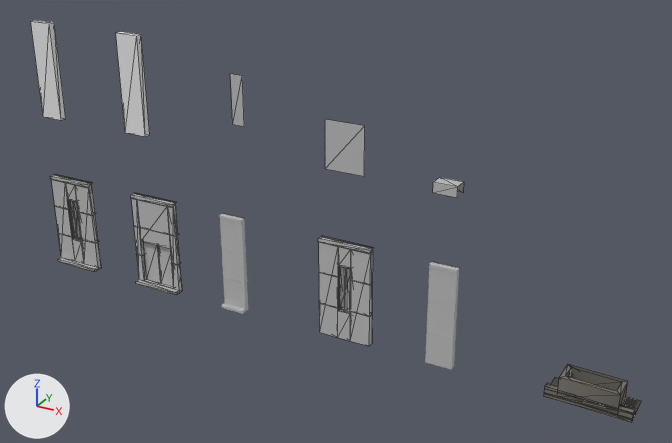
A saved change to the glTF model data/models/buildings/standard/fortress-light-pieces.glb.
Before and after are seen from a camera (50 mm lens) standing at (130.4, -123.5, 82.7) and looking at (61.5, 1.7, 20.1). Arrows for +X, +Y and +Z are at lower left; the lights stay in place. The first picture is the older version. Mesh edges are drawn as thin lines on the coarser meshes. Objects named as collision shapes, trigger or cutter boxes, shadow casters or lower levels of detail are left out. Where no turn or scale is listed for an object, it has been applied to the vertices.

The first picture shows 'face-lod1', 'far-door-lod1', 'far-parapet-lod1', 'far-window-lod1', 'ground-door-lod0', 'ground-face-lod1', 'ground-plain-lod0', 'ground-window-lod0', 'merlon-lod0', 'plain-lod0', 'window-lod0'.
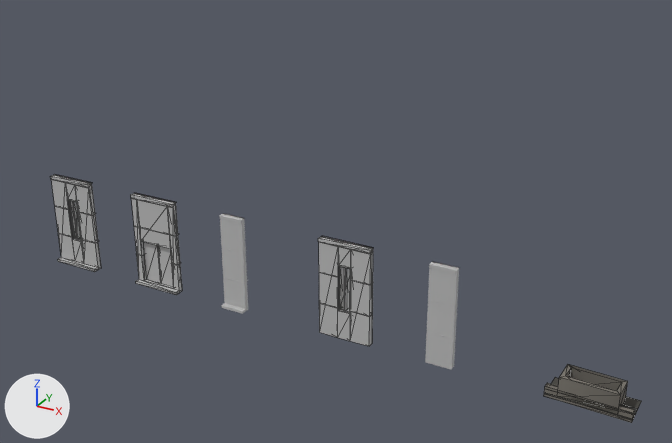
Edits to the scene script, one JSON object a line:
```json
{"op": "remove", "block": "ob_face_lod1", "code": ["ob_face_lod1 = bpy.data.objects.new('face-lod1', me_face_lod1)", "ob_face_lod1.location = (20.0, 0.0, 30.0)"]}
{"op": "remove", "block": "ob_far_door_lod1", "code": ["ob_far_door_lod1 = bpy.data.objects.new('far-door-lod1', me_far_door_lod1)", "ob_far_door_lod1.location = (60.0, 0.0, 30.0)"]}
{"op": "remove", "block": "ob_far_parapet_lod1", "code": ["ob_far_parapet_lod1 = bpy.data.objects.new('far-parapet-lod1', me_far_parapet_lod1)", "ob_far_parapet_lod1.location = (80.0, 0.0, 30.0)"]}
{"op": "remove", "block": "ob_far_window_lod1", "code": ["ob_far_window_lod1 = bpy.data.objects.new('far-window-lod1', me_far_window_lod1)", "ob_far_window_lod1.location = (40.0, 0.0, 30.0)"]}
{"op": "remove", "block": "ob_ground_face_lod1", "code": ["ob_ground_face_lod1 = bpy.data.objects.new('ground-face-lod1', me_ground_face_lod1)", "ob_ground_face_lod1.location = (0.0, 0.0, 30.0)"]}
```

What differs and where, as boxes [x1, y1, x2, y2] in the pictures (672 x 443 px):
```json
{"object": "face-lod1", "change": "deleted", "before": [116, 32, 150, 137]}
{"object": "ground-face-lod1", "change": "deleted", "before": [31, 20, 66, 120]}
{"object": "far-door-lod1", "change": "deleted", "before": [325, 119, 365, 176]}
{"object": "far-window-lod1", "change": "deleted", "before": [230, 74, 244, 126]}
{"object": "far-parapet-lod1", "change": "deleted", "before": [433, 177, 464, 198]}
```
